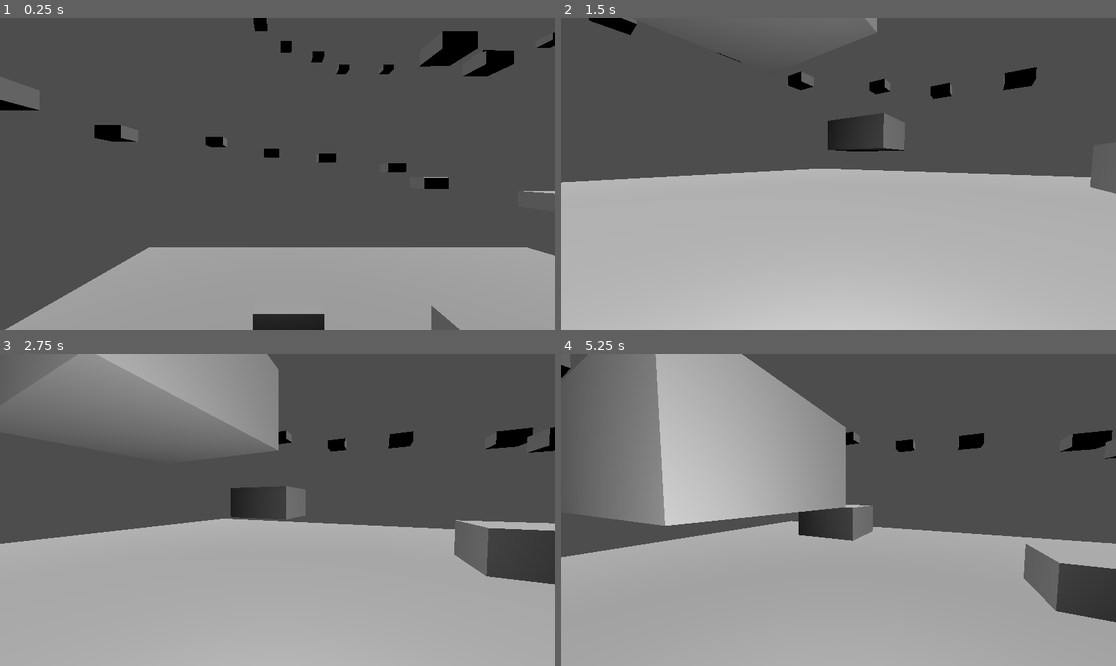
Above: before the commit, frames 1-4 (two rows, left to right).
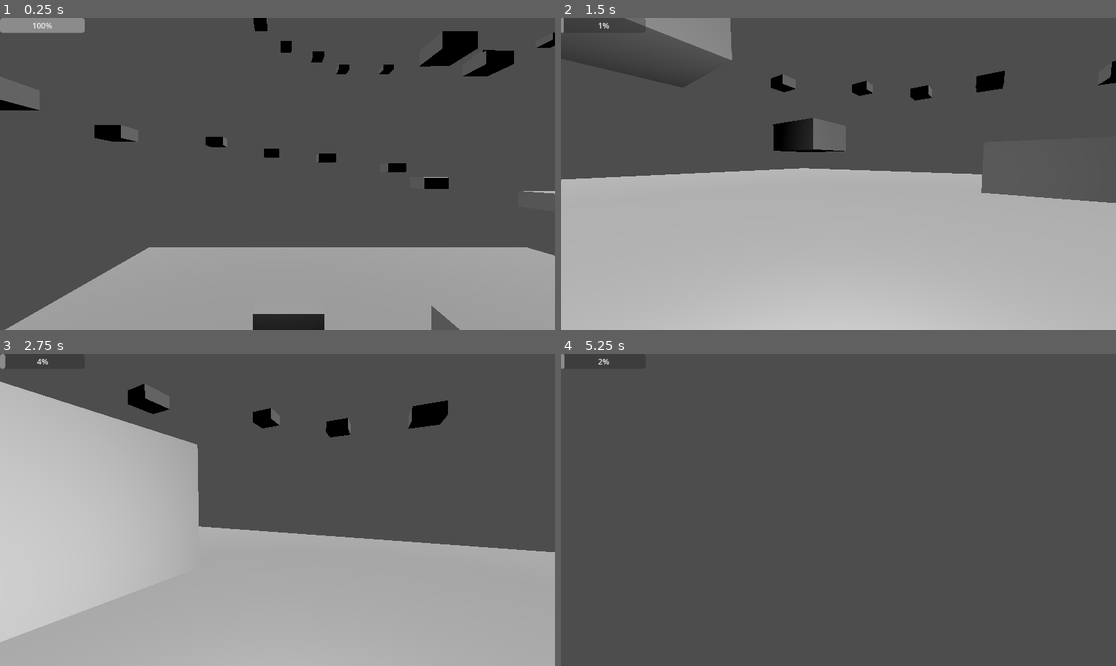
Above: after the commit, the same moments.

Repository: Xarrak-Dev/multiplayer-game
Game: Godot game, scene res://world.tscn
Same seed, same stepped clock (60 frames per second), same inputs: the game is played once before the commit and once after it.
Inputs (mouse positions are in pixels of both pictures, inside the frame that each line leads up to):
- Up to frame 1 (0.25 s): no input
- Up to frame 2 (1.5 s): move the mouse to (960, 158) at 0.52 s; hold D (move_right) 0.53-1.28 s; hold Shift (sprint) 0.53-1.28 s; click (960, 158) at 0.67 s; tap Space (jump) at 0.77 s; move the mouse to (810, 174) at 1.27 s; hold W (move_forward) from 1.28 s (still down); click (810, 174) at 1.35 s
- Up to frame 3 (2.75 s): keep holding W (move_forward); tap Space (jump) at 1.52 s; tap Shift (sprint) at 1.55 s; move the mouse to (288, 503) at 2.02 s; hold Shift (sprint) from 2.03 s (still down); tap E (scream) at 2.1 s
- Up to frame 4 (5.25 s): keep holding W (move_forward); move the mouse to (832, 516) at 2.77 s; release Shift (sprint) at 2.78 s; tap Shift (sprint) at 2.85, 4.55 s; tap Space (jump) at 3.02, 3.77, 4.52 s; move the mouse to (877, 513) at 3.52 s; hold Shift (sprint) 3.53-4.28 s; move the mouse to (794, 506) at 4.27 s; click (794, 506) at 4.35 s; move the mouse to (844, 510) at 5.02 s; hold Shift (sprint) from 5.03 s (still down); tap E (scream) at 5.1 s

The runs differ from the first frame. In frame 1, 0.7% of the frame differs, in the area x 0-16%, y 0-5%; in frame 2, 7.5%; in frame 3, 36%; in frame 4, 63%, in the area x 0-100%, y 0-100%.

Commit message:
stamina bar + 75 more platforms

Diff:
--- a/player.gd
+++ b/player.gd
@@ -1,6 +1,7 @@
 extends CharacterBody3D
 
 const otherplayerscene = preload("res://otherplayer.tscn")
+@onready var staminaBar = $"../CanvasLayer/ProgressBar"
 var gravity = ProjectSettings.get_setting("physics/3d/default_gravity")
 var speed = 5
 var jump_speed = 7
@@ -13,6 +14,7 @@
 var lastPos
 var lastRot
 var inAir = false
+var stamina = 100
 
 func _ready() -> void:
 	MultiplayerManager.player = self
@@ -33,9 +35,15 @@
 			if inAir:
 				inAir = false
 		if Input.is_action_pressed("sprint"):
+			if stamina >= 5:
+				speed = 20
+				stamina -= 5
+			else:
+				speed = 8
+		else:
 			speed = 8
-		else:
-			speed = 5
+			if stamina <= 100:
+				stamina += 0.1
 		if Input.is_action_just_pressed("scream"):
 			MultiplayerManager.scream.rpc()
 		# Get the input direction and handle the movement/deceleration.
@@ -49,6 +57,7 @@
 			velocity.x = move_toward(velocity.x, 0, speed)
 			velocity.z = move_toward(velocity.z, 0, speed)
 		move_and_slide()
+		staminaBar.value = stamina
 
 func _input(event):
 	if event is InputEventMouseMotion and Input.mouse_mode == Input.MOUSE_MODE_CAPTURED:
--- a/world.tscn
+++ b/world.tscn
@@ -1,25 +1,23 @@
-[gd_scene load_steps=9 format=3 uid="uid://bwavh2p3uavsn"]
+[gd_scene load_steps=7 format=3 uid="uid://bwavh2p3uavsn"]
 
 [ext_resource type="Script" path="res://world.gd" id="1_6pmxl"]
 [ext_resource type="PackedScene" uid="uid://dccn5bb664luo" path="res://player.tscn" id="1_rdwx0"]
 [ext_resource type="PackedScene" uid="uid://ovjt4o58xxsp" path="res://box.tscn" id="2_t4itx"]
 [ext_resource type="Script" path="res://players.gd" id="4_sk02s"]
-[ext_resource type="PackedScene" uid="uid://dmr0fcamx7t56" path="res://addons/virtual_joystick/virtual_joystick_scene.tscn" id="5_tc6uj"]
-[ext_resource type="Script" path="res://button.gd" id="6_d4xk7"]
 [ext_resource type="AudioStream" uid="uid://dh5hgmak37da5" path="res://Scary Woman Screaming - Sound Effect (HD) [ ezmp3.cc ].mp3" id="7_wegog"]
 
 [sub_resource type="BoxShape3D" id="BoxShape3D_w6mk4"]
-size = Vector3(366.114, 127.604, 425.519)
+size = Vector3(5395, 127.604, 2259.7)
 
 [node name="world" type="Node3D"]
 script = ExtResource("1_6pmxl")
 
 [node name="DirectionalLight3D" type="DirectionalLight3D" parent="."]
-transform = Transform3D(0.898649, 1.91748e-08, -0.438669, 0.438669, -3.92812e-08, 0.898649, 0, -1, -4.37114e-08, -24.5106, 48.6592, 0)
+transform = Transform3D(0.898649, 1.91748e-08, -0.438669, 0.438669, -3.92812e-08, 0.898649, 0, -1, -4.37114e-08, -254.568, 285.12, 1.90735e-06)
 light_energy = 0.192
 
 [node name="DirectionalLight3D2" type="DirectionalLight3D" parent="."]
-transform = Transform3D(-0.558275, -0.533143, 0.635679, 0.436515, 0.462819, 0.771527, -0.705538, 0.708207, -0.0256555, 42.1856, 48.6592, 0.232571)
+transform = Transform3D(-0.558275, -0.533143, 0.635679, 0.436515, 0.462819, 0.771527, -0.705538, 0.708208, -0.0256554, 308.556, 283.855, 0.232571)
 light_energy = 0.192
 
 [node name="players" type="Node3D" parent="."]
@@ -184,45 +182,262 @@
 [node name="Box51" parent="worldObjects" instance=ExtResource("2_t4itx")]
 transform = Transform3D(3.16152, 0, 0, 0, 1.53752, 0, 0, 0, 2.93123, -19.003, 48.1162, -26.6778)
 
+[node name="Box52" parent="worldObjects" instance=ExtResource("2_t4itx")]
+transform = Transform3D(3.16152, 0, 0, 0, 1.53752, 0, 0, 0, 2.93123, -17.5886, 49.1961, -16.7029)
+
+[node name="Box53" parent="worldObjects" instance=ExtResource("2_t4itx")]
+transform = Transform3D(3.16152, 0, 0, 0, 1.53752, 0, 0, 0, 2.93123, -8.85515, 48.2933, -9.18375)
+
+[node name="Box54" parent="worldObjects" instance=ExtResource("2_t4itx")]
+transform = Transform3D(3.16152, 0, 0, 0, 1.53752, 0, 0, 0, 2.93123, -0.081811, 49.2164, -0.309849)
+
+[node name="Box55" parent="worldObjects" instance=ExtResource("2_t4itx")]
+transform = Transform3D(3.16152, 0, 0, 0, 1.53752, 0, 0, 0, 2.93123, 3.23444, 50.4189, 7.90039)
+
+[node name="Box56" parent="worldObjects" instance=ExtResource("2_t4itx")]
+transform = Transform3D(3.16152, 0, 0, 0, 1.53752, 0, 0, 0, 2.93123, -1.86876, 51.4713, 16.9841)
+
+[node name="Box57" parent="worldObjects" instance=ExtResource("2_t4itx")]
+transform = Transform3D(3.16152, 0, 0, 0, 1.53752, 0, 0, 0, 2.93123, -11.6147, 52.9792, 12.9349)
+
+[node name="Box58" parent="worldObjects" instance=ExtResource("2_t4itx")]
+transform = Transform3D(3.16152, 0, 0, 0, 1.53752, 0, 0, 0, 2.93123, -16.3857, 53.8768, 4.95603)
+
+[node name="Box59" parent="worldObjects" instance=ExtResource("2_t4itx")]
+transform = Transform3D(3.16152, 0, 0, 0, 1.53752, 0, 0, 0, 2.93123, -17.393, 55.4067, -5.26958)
+
+[node name="Box60" parent="worldObjects" instance=ExtResource("2_t4itx")]
+transform = Transform3D(3.16152, 0, 0, 0, 1.53752, 0, 0, 0, 2.93123, -24.8088, 56.9493, -0.826329)
+
+[node name="Box61" parent="worldObjects" instance=ExtResource("2_t4itx")]
+transform = Transform3D(3.16152, 0, 0, 0, 1.53752, 0, 0, 0, 2.93123, -27.8887, 58.6005, 6.94724)
+
+[node name="Box62" parent="worldObjects" instance=ExtResource("2_t4itx")]
+transform = Transform3D(3.16152, 0, 0, 0, 1.53752, 0, 0, 0, 2.93123, -20.9627, 59.8258, 14.1658)
+
+[node name="Box63" parent="worldObjects" instance=ExtResource("2_t4itx")]
+transform = Transform3D(3.16152, 0, 0, 0, 1.53752, 0, 0, 0, 2.93123, -12.0723, 60.7304, 21.108)
+
+[node name="Box64" parent="worldObjects" instance=ExtResource("2_t4itx")]
+transform = Transform3D(3.16152, 0, 0, 0, 1.53752, 0, 0, 0, 2.93123, -3.47676, 61.9551, 22.4484)
+
+[node name="Box65" parent="worldObjects" instance=ExtResource("2_t4itx")]
+transform = Transform3D(3.16152, 0, 0, 0, 1.53752, 0, 0, 0, 2.93123, 4.44279, 63.1187, 27.6966)
+
+[node name="Box66" parent="worldObjects" instance=ExtResource("2_t4itx")]
+transform = Transform3D(3.16152, 0, 0, 0, 1.53752, 0, 0, 0, 2.93123, 16.226, 63.1187, 20.1888)
+
+[node name="Box67" parent="worldObjects" instance=ExtResource("2_t4itx")]
+transform = Transform3D(3.16152, 0, 0, 0, 1.53752, 0, 0, 0, 2.93123, 26.0647, 64.284, 20.1888)
+
+[node name="Box68" parent="worldObjects" instance=ExtResource("2_t4itx")]
+transform = Transform3D(3.16152, 0, 0, 0, 1.53752, 0, 0, 0, 2.93123, 29.3952, 65.2094, 11.7392)
+
+[node name="Box69" parent="worldObjects" instance=ExtResource("2_t4itx")]
+transform = Transform3D(3.16152, 0, 0, 0, 1.53752, 0, 0, 0, 2.93123, 27.9652, 66.0073, 1.76427)
+
+[node name="Box70" parent="worldObjects" instance=ExtResource("2_t4itx")]
+transform = Transform3D(3.16152, 0, 0, 0, 1.53752, 0, 0, 0, 2.93123, 20.5951, 66.0073, -6.45013)
+
+[node name="Box71" parent="worldObjects" instance=ExtResource("2_t4itx")]
+transform = Transform3D(3.16152, 0, 0, 0, 1.53752, 0, 0, 0, 2.93123, 16.3966, 66.8712, -18.7342)
+
+[node name="Box72" parent="worldObjects" instance=ExtResource("2_t4itx")]
+transform = Transform3D(3.16152, 0, 0, 0, 1.53752, 0, 0, 0, 2.93123, 17.1084, 68.7408, -27.8989)
+
+[node name="Box73" parent="worldObjects" instance=ExtResource("2_t4itx")]
+transform = Transform3D(3.16152, 0, 0, 0, 1.53752, 0, 0, 0, 2.93123, 16.4349, 70.1214, -38.1071)
+
+[node name="Box74" parent="worldObjects" instance=ExtResource("2_t4itx")]
+transform = Transform3D(3.16152, 0, 0, 0, 1.53752, 0, 0, 0, 2.93123, 5.09567, 71.9466, -43.0721)
+
+[node name="Box75" parent="worldObjects" instance=ExtResource("2_t4itx")]
+transform = Transform3D(3.16152, 0, 0, 0, 1.53752, 0, 0, 0, 2.93123, -6.44628, 72.989, -43.9045)
+
+[node name="Box76" parent="worldObjects" instance=ExtResource("2_t4itx")]
+transform = Transform3D(3.16152, 0, 0, 0, 1.53752, 0, 0, 0, 2.93123, -15.248, 73.4123, -39.8976)
+
+[node name="Box77" parent="worldObjects" instance=ExtResource("2_t4itx")]
+transform = Transform3D(3.16152, 0, 0, 0, 1.53752, 0, 0, 0, 2.93123, -24.521, 75.4682, -36.4896)
+
+[node name="Box78" parent="worldObjects" instance=ExtResource("2_t4itx")]
+transform = Transform3D(3.16152, 0, 0, 0, 1.53752, 0, 0, 0, 2.93123, -30.5954, 75.4682, -25.0111)
+
+[node name="Box79" parent="worldObjects" instance=ExtResource("2_t4itx")]
+transform = Transform3D(3.16152, 0, 0, 0, 1.53752, 0, 0, 0, 2.93123, -31.2821, 77.4754, -16.2034)
+
+[node name="Box80" parent="worldObjects" instance=ExtResource("2_t4itx")]
+transform = Transform3D(3.16152, 0, 0, 0, 1.53752, 0, 0, 0, 2.93123, -24.2321, 79.261, -7.80401)
+
+[node name="Box81" parent="worldObjects" instance=ExtResource("2_t4itx")]
+transform = Transform3D(3.16152, 0, 0, 0, 1.53752, 0, 0, 0, 2.93123, -17.5841, 80.4482, -11.9916)
+
+[node name="Box102" parent="worldObjects" instance=ExtResource("2_t4itx")]
+transform = Transform3D(3.16152, 0, 0, 0, 1.53752, 0, 0, 0, 2.93123, -9.38309, 80.4482, -12.7725)
+
+[node name="Box82" parent="worldObjects" instance=ExtResource("2_t4itx")]
+transform = Transform3D(3.16152, 0, 0, 0, 1.53752, 0, 0, 0, 2.93123, 0.376113, 82.1267, -15.3619)
+
+[node name="Box83" parent="worldObjects" instance=ExtResource("2_t4itx")]
+transform = Transform3D(3.16152, 0, 0, 0, 1.53752, 0, 0, 0, 2.93123, 6.32838, 82.8405, -4.87136)
+
+[node name="Box84" parent="worldObjects" instance=ExtResource("2_t4itx")]
+transform = Transform3D(3.16152, 0, 0, 0, 1.53752, 0, 0, 0, 2.93123, 1.82477, 84.1917, 5.32427)
+
+[node name="Box85" parent="worldObjects" instance=ExtResource("2_t4itx")]
+transform = Transform3D(3.16152, 0, 0, 0, 1.53752, 0, 0, 0, 2.93123, -7.51482, 85.456, 10.8158)
+
+[node name="Box86" parent="worldObjects" instance=ExtResource("2_t4itx")]
+transform = Transform3D(3.16152, 0, 0, 0, 1.53752, 0, 0, 0, 2.93123, -18.7756, 85.6089, 12.6244)
+
+[node name="Box87" parent="worldObjects" instance=ExtResource("2_t4itx")]
+transform = Transform3D(3.16152, 0, 0, 0, 1.53752, 0, 0, 0, 2.93123, -18.1661, 86.7556, 23.4115)
+
+[node name="Box88" parent="worldObjects" instance=ExtResource("2_t4itx")]
+transform = Transform3D(3.16152, 0, 0, 0, 1.53752, 0, 0, 0, 2.93123, -12.6109, 88.0527, 31.1806)
+
+[node name="Box89" parent="worldObjects" instance=ExtResource("2_t4itx")]
+transform = Transform3D(3.16152, 0, 0, 0, 1.53752, 0, 0, 0, 2.93123, -2.08164, 88.8146, 35.2686)
+
+[node name="Box90" parent="worldObjects" instance=ExtResource("2_t4itx")]
+transform = Transform3D(3.16152, 0, 0, 0, 1.53752, 0, 0, 0, 2.93123, 7.71348, 89.8353, 32.6821)
+
+[node name="Box91" parent="worldObjects" instance=ExtResource("2_t4itx")]
+transform = Transform3D(3.16152, 0, 0, 0, 1.53752, 0, 0, 0, 2.93123, 14.6283, 89.8353, 29.0498)
+
+[node name="Box92" parent="worldObjects" instance=ExtResource("2_t4itx")]
+transform = Transform3D(3.16152, 0, 0, 0, 1.53752, 0, 0, 0, 2.93123, 23.5545, 91.001, 24.8449)
+
+[node name="Box93" parent="worldObjects" instance=ExtResource("2_t4itx")]
+transform = Transform3D(3.16152, 0, 0, 0, 1.53752, 0, 0, 0, 2.93123, 33.3339, 92.951, 25.2189)
+
+[node name="Box94" parent="worldObjects" instance=ExtResource("2_t4itx")]
+transform = Transform3D(3.16152, 0, 0, 0, 1.53752, 0, 0, 0, 2.93123, 43.6462, 94.1728, 23.2314)
+
+[node name="Box95" parent="worldObjects" instance=ExtResource("2_t4itx")]
+transform = Transform3D(3.16152, 0, 0, 0, 1.53752, 0, 0, 0, 2.93123, 47.5093, 94.1728, 11.4072)
+
+[node name="Box96" parent="worldObjects" instance=ExtResource("2_t4itx")]
+transform = Transform3D(3.16152, 0, 0, 0, 1.53752, 0, 0, 0, 2.93123, 49.4057, 95.0182, 1.30045)
+
+[node name="Box97" parent="worldObjects" instance=ExtResource("2_t4itx")]
+transform = Transform3D(3.16152, 0, 0, 0, 1.53752, 0, 0, 0, 2.93123, 51.794, 95.8574, -9.20866)
+
+[node name="Box98" parent="worldObjects" instance=ExtResource("2_t4itx")]
+transform = Transform3D(3.16152, 0, 0, 0, 1.53752, 0, 0, 0, 2.93123, 44.4019, 95.8574, -18.9888)
+
+[node name="Box99" parent="worldObjects" instance=ExtResource("2_t4itx")]
+transform = Transform3D(3.16152, 0, 0, 0, 1.53752, 0, 0, 0, 2.93123, 43.6615, 96.555, -27.6511)
+
+[node name="Box100" parent="worldObjects" instance=ExtResource("2_t4itx")]
+transform = Transform3D(3.16152, 0, 0, 0, 1.53752, 0, 0, 0, 2.93123, 36.2122, 97.6961, -33.9356)
+
+[node name="Box101" parent="worldObjects" instance=ExtResource("2_t4itx")]
+transform = Transform3D(3.16152, 0, 0, 0, 1.53752, 0, 0, 0, 2.93123, 28.3255, 97.6961, -28.4396)
+
+[node name="Box103" parent="worldObjects" instance=ExtResource("2_t4itx")]
+transform = Transform3D(3.16152, 0, 0, 0, 1.53752, 0, 0, 0, 2.93123, 20.124, 98.5008, -23.9115)
+
+[node name="Box104" parent="worldObjects" instance=ExtResource("2_t4itx")]
+transform = Transform3D(3.16152, 0, 0, 0, 1.53752, 0, 0, 0, 2.93123, 21.1893, 99.3332, -15.492)
+
+[node name="Box105" parent="worldObjects" instance=ExtResource("2_t4itx")]
+transform = Transform3D(3.16152, 0, 0, 0, 1.53752, 0, 0, 0, 2.93123, 28.3116, 100.884, -7.15672)
+
+[node name="Box106" parent="worldObjects" instance=ExtResource("2_t4itx")]
+transform = Transform3D(3.16152, 0, 0, 0, 1.53752, 0, 0, 0, 2.93123, 29.4612, 101.367, 4.53482)
+
+[node name="Box107" parent="worldObjects" instance=ExtResource("2_t4itx")]
+transform = Transform3D(3.16152, 0, 0, 0, 1.53752, 0, 0, 0, 2.93123, 19.9196, 101.829, 6.54929)
+
+[node name="Box108" parent="worldObjects" instance=ExtResource("2_t4itx")]
+transform = Transform3D(3.16152, 0, 0, 0, 1.53752, 0, 0, 0, 2.93123, 10.6852, 102.372, 4.2188)
+
+[node name="Box109" parent="worldObjects" instance=ExtResource("2_t4itx")]
+transform = Transform3D(3.16152, 0, 0, 0, 1.46511, -0.888949, 0, 0.466281, 2.79318, 6.79475, 103.384, -4.15852)
+
+[node name="Box110" parent="worldObjects" instance=ExtResource("2_t4itx")]
+transform = Transform3D(3.16152, 0, 0, 0, 1.47221, 0.845259, 0, -0.443364, 2.80671, -0.612749, 104.816, 3.14706)
+
+[node name="Box111" parent="worldObjects" instance=ExtResource("2_t4itx")]
+transform = Transform3D(3.16152, 0, 0, 0, 1.53752, 0, 0, 0, 2.93123, -0.612749, 107.011, 14.2305)
+
+[node name="Box112" parent="worldObjects" instance=ExtResource("2_t4itx")]
+transform = Transform3D(3.16152, 0, 0, 0, 1.53752, 0, 0, 0, 2.93123, -7.81771, 108.838, 10.6025)
+
+[node name="Box113" parent="worldObjects" instance=ExtResource("2_t4itx")]
+transform = Transform3D(3.16152, 0, 0, 0, 1.53752, 0, 0, 0, 2.93123, -10.3458, 109.792, 2.03325)
+
+[node name="Box114" parent="worldObjects" instance=ExtResource("2_t4itx")]
+transform = Transform3D(3.16152, 0, 0, 0, 1.53752, 0, 0, 0, 2.93123, -8.97433, 111.18, -6.75978)
+
+[node name="Box115" parent="worldObjects" instance=ExtResource("2_t4itx")]
+transform = Transform3D(3.16152, 0, 0, 0, 1.53752, 0, 0, 0, 2.93123, -1.92332, 111.747, -15.4879)
+
+[node name="Box116" parent="worldObjects" instance=ExtResource("2_t4itx")]
+transform = Transform3D(3.16152, 0, 0, 0, 1.53752, 0, 0, 0, 2.93123, 2.61545, 112.74, -23.3842)
+
+[node name="Box117" parent="worldObjects" instance=ExtResource("2_t4itx")]
+transform = Transform3D(3.16152, 0, 0, 0, 1.53752, 0, 0, 0, 2.93123, 12.2673, 113.986, -28.6508)
+
+[node name="Box118" parent="worldObjects" instance=ExtResource("2_t4itx")]
+transform = Transform3D(3.16152, 0, 0, 0, 1.53752, 0, 0, 0, 2.93123, 5.85496, 116.059, -35.1207)
+
+[node name="Box119" parent="worldObjects" instance=ExtResource("2_t4itx")]
+transform = Transform3D(3.16152, 0, 0, 0, 1.53752, 0, 0, 0, 2.93123, -0.737267, 118.054, -32.012)
+
+[node name="Box120" parent="worldObjects" instance=ExtResource("2_t4itx")]
+transform = Transform3D(3.16152, 0, 0, 0, 1.53752, 0, 0, 0, 2.93123, -8.71185, 119.789, -29.7605)
+
+[node name="Box121" parent="worldObjects" instance=ExtResource("2_t4itx")]
+transform = Transform3D(3.16152, 0, 0, 0, 1.53752, 0, 0, 0, 2.93123, -22.4878, 119.789, -28.7191)
+
+[node name="Box122" parent="worldObjects" instance=ExtResource("2_t4itx")]
+transform = Transform3D(3.16152, 0, 0, 0, 1.53752, 0, 0, 0, 2.93123, -26.9603, 120.901, -20.2876)
+
+[node name="Box123" parent="worldObjects" instance=ExtResource("2_t4itx")]
+transform = Transform3D(3.16152, 0, 0, 0, 1.53752, 0, 0, 0, 2.93123, -33.0967, 122.229, -12.2767)
+
+[node name="Box124" parent="worldObjects" instance=ExtResource("2_t4itx")]
+transform = Transform3D(3.16152, 0, 0, 0, 1.53752, 0, 0, 0, 2.93123, -36.4189, 122.229, -1.57883)
+
+[node name="Box125" parent="worldObjects" instance=ExtResource("2_t4itx")]
+transform = Transform3D(3.16152, 0, 0, 0, 1.53752, 0, 0, 0, 2.93123, -41.5413, 110.068, 21.9093)
+
+[node name="Box126" parent="worldObjects" instance=ExtResource("2_t4itx")]
+transform = Transform3D(3.16152, 0, 0, 0, 1.53752, 0, 0, 0, 2.93123, -38.3475, 112.506, 27.8661)
+
+[node name="Box127" parent="worldObjects" instance=ExtResource("2_t4itx")]
+transform = Transform3D(3.16152, 0, 0, 0, 1.53752, 0, 0, 0, 2.93123, -33.6201, 114.553, 33.1518)
+
+[node name="Box128" parent="worldObjects" instance=ExtResource("2_t4itx")]
+transform = Transform3D(3.16152, 0, 0, 0, 1.53752, 0, 0, 0, 2.93123, -28.2041, 116.82, 38.4884)
+
+[node name="Box129" parent="worldObjects" instance=ExtResource("2_t4itx")]
+transform = Transform3D(3.16152, 0, 0, 0, 1.53752, 0, 0, 0, 2.93123, -23.0783, 118.611, 42.0121)
+
+[node name="Box130" parent="worldObjects" instance=ExtResource("2_t4itx")]
+transform = Transform3D(3.16152, 0, 0, 0, 1.53752, 0, 0, 0, 2.93123, -12.5016, 119.502, 47.0161)
+
+[node name="Box131" parent="worldObjects" instance=ExtResource("2_t4itx")]
+transform = Transform3D(3.16152, 0, 0, 0, 1.53752, 0, 0, 0, 2.93123, -11.567, 119.502, 57.6574)
+
 [node name="AudioStreamPlayer" type="AudioStreamPlayer" parent="."]
 stream = ExtResource("7_wegog")
 volume_db = -15.928
 
 [node name="CanvasLayer" type="CanvasLayer" parent="."]
-visible = false
-
-[node name="Virtual Joystick" parent="CanvasLayer" instance=ExtResource("5_tc6uj")]
-offset_top = -648.0
-offset_right = 534.0
-joystick_mode = 1
-visibility_mode = 2
-action_left = "move_left"
-action_right = "move_right"
-action_up = "move_forward"
-action_down = "move_back"
-
-[node name="Virtual Joystick2" parent="CanvasLayer" instance=ExtResource("5_tc6uj")]
-offset_left = 543.0
-offset_top = -643.0
-offset_right = 990.0
-offset_bottom = -11.0
-joystick_mode = 1
-visibility_mode = 2
-
-[node name="Button" type="Button" parent="CanvasLayer"]
-offset_left = 1014.0
-offset_top = 277.0
-offset_right = 1123.0
-offset_bottom = 385.0
-text = "Jump"
-script = ExtResource("6_d4xk7")
+
+[node name="ProgressBar" type="ProgressBar" parent="CanvasLayer"]
+offset_right = 176.0
+offset_bottom = 31.0
+rounded = true
 
 [node name="Area3D" type="Area3D" parent="."]
 transform = Transform3D(1, 0, 0, 0, 1, 0, 0, 0, 1, 0, -12.0804, 0)
 
 [node name="CollisionShape3D" type="CollisionShape3D" parent="Area3D"]
-transform = Transform3D(1, 0, 0, 0, 1, 0, 0, 0, 1, 24.746, -59.4696, 5.68326)
+transform = Transform3D(1, 0, 0, 0, 1, 0, 0, 0, 1, -407.194, -59.4696, 238.201)
 shape = SubResource("BoxShape3D_w6mk4")
 
-[connection signal="pressed" from="CanvasLayer/Button" to="." method="_on_button_pressed"]
 [connection signal="body_entered" from="Area3D" to="." method="_on_area_3d_body_entered"]
